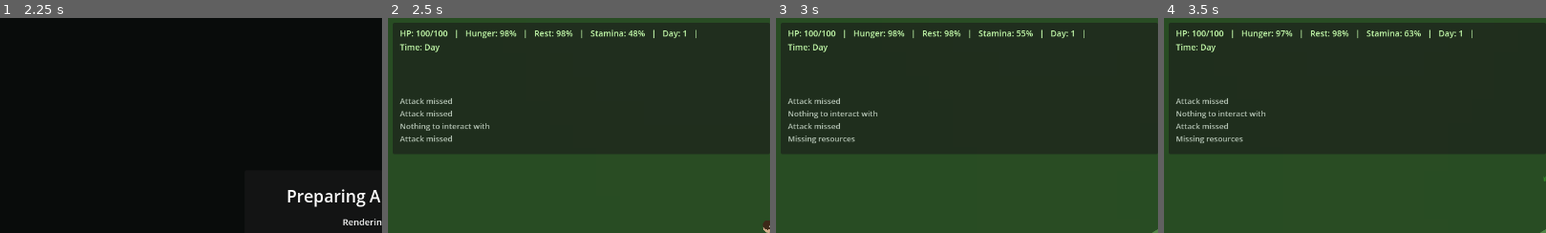
Above: before the commit, frames 1-4 (left to right).
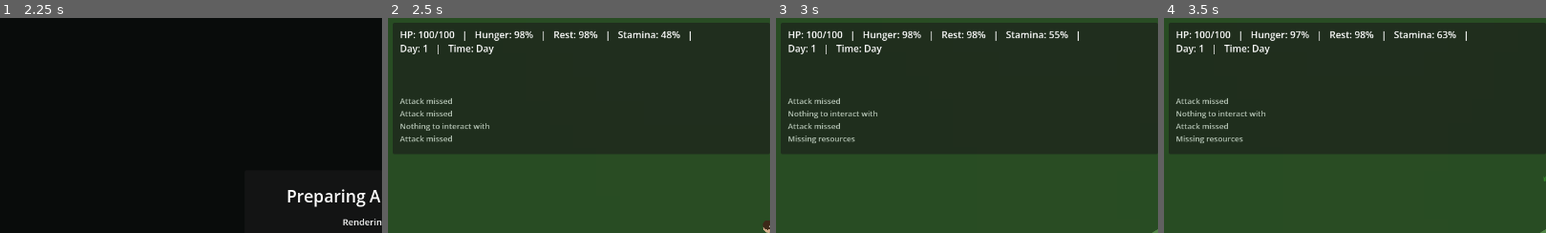
Above: after the commit, the same moments.

Repository: krisstoof/apex-shift-2d
Game: Godot game, scene res://scenes/ui/start_menu.tscn
Same seed, same stepped clock (60 frames per second), same inputs: the game is played once before the commit and once after it.
Inputs (mouse positions are % of the whole screen's width and height, from its top left):
- Up to frame 1 (2.25 s): click "New Game" at 0.5 s; tap Enter at 1.25 s; move the mouse to (72, 45) at 1.27 s; hold D (move_right) 1.28-2.03 s; hold Shift 1.28-2.03 s; click (72, 45) at 1.42 s; tap Space at 1.52, 2 s; move the mouse to (30, 55) at 2.02 s; hold S (move_down) from 2.03 s (still down); tap E at 2.1 s
- Up to frame 2 (2.5 s): keep holding S (move_down); tap Space at 2.27 s
- Up to frame 3 (3 s): move the mouse to (60, 28) at 2.77 s; release S (move_down) at 2.78 s; hold D (move_right) from 2.78 s (still down); tap 1 at 2.85 s
- Up to frame 4 (3.5 s): keep holding D (move_right)
The pictures show only the part of the screen within x 0-50%, y 0-50%; the shares and areas given below are measured in that part.

Frame 1 is identical in both runs. In frame 2, 2.2% of the frame differs, in the area x 3-81%, y 5-17%; in frame 3, 2.2%; in frame 4, 2.2%.

Commit message:
feature/#201 prepare save load rebuild for spatial index and culling

Diff:
--- a/scenes/ui/hud.tscn
+++ b/scenes/ui/hud.tscn
@@ -19,13 +19,15 @@
 offset_right = 790.0
 offset_bottom = 185.0
 
-[node name="StatsLabel" type="Label" parent="Panel"]
+[node name="StatsLabel" type="RichTextLabel" parent="Panel"]
 offset_left = 12.0
 offset_top = 8.0
 offset_right = 766.0
 offset_bottom = 40.0
 theme_override_font_sizes/font_size = 22
 theme_override_colors/font_color = Color(0.78, 1, 0.68, 1)
+bbcode_enabled = true
+fit_content = true
 text = "Loading..."
 
 [node name="PromptLabel" type="Label" parent="Panel"]
--- a/scripts/systems/save_system.gd
+++ b/scripts/systems/save_system.gd
@@ -162,6 +162,8 @@
 		await world.restore_grazers(Array(data.get("grazers", [])))
 	if world and world.has_method("end_save_restore"):
 		world.end_save_restore()
+	if world and world.has_method("rebuild_runtime_indexes_after_load"):
+		world.rebuild_runtime_indexes_after_load()
 
 
 func _restore_player_data(player: Node, data: Dictionary) -> void:
--- a/scripts/ui/hud.gd
+++ b/scripts/ui/hud.gd
@@ -7,6 +7,10 @@
 const HUD_REFRESH_INTERVAL := 0.10
 const CRITICAL_HEALTH_THRESHOLD := 0.20
 const CRITICAL_HEALTH_WARNING_INTERVAL_SECONDS := 8.0
+const LOW_STAT_WARNING_THRESHOLD := 0.20
+const LOW_STAT_PULSE_SPEED := 4.5
+const LOW_STAT_PULSE_MIN := 0.96
+const LOW_STAT_PULSE_MAX := 1.0
 const LOW_HUNGER_THRESHOLD := 25.0
 const LOW_STAMINA_THRESHOLD := 20.0
 const LOW_REST_THRESHOLD := 25.0
@@ -15,6 +19,7 @@
 const STARVING_WARNING_COOLDOWN_SECONDS := 10.0
 const EXHAUSTION_WARNING_COOLDOWN_SECONDS := 14.0
 const CAMPFIRE_HINT_COOLDOWN_SECONDS := 18.0
+const HUD_MESSAGE_LIFETIME_SECONDS := 10.0
 const CAMPFIRE_HINT_RADIUS := 180.0
 const NEARBY_THREAT_CHECK_INTERVAL_SECONDS := 0.5
 const NEARBY_THREAT_WARNING_COOLDOWN_SECONDS := 8.0
@@ -26,6 +31,7 @@
 var ecosystem_director: Node
 var message := ""
 var message_history: Array[String] = []
+var message_history_timestamps: Array[float] = []
 var map_screen_open := false
 var pause_menu_open := false
 var center_notification_time := 0.0
@@ -36,6 +42,9 @@
 var critical_health_pulse_time := 0.0
 var critical_health_warning_timer := 0.0
 var critical_health_active := false
+var low_stat_warning_active := false
+var low_stat_pulse_time := 0.0
+var last_stats_snapshot: Dictionary = {}
 var hunger_warning_timer := 0.0
 var starving_warning_timer := 0.0
 var exhaustion_warning_timer := 0.0
@@ -49,7 +58,7 @@
 var current_storage_inventory: Variant = null
 var current_storage_player_inventory: Variant = null
 
-@onready var stats_label: Label = $Panel/StatsLabel
+@onready var stats_label: RichTextLabel = $Panel/StatsLabel
 @onready var prompt_label: Label = $Panel/PromptLabel
 @onready var message_label: Label = $Panel/MessageLabel
 @onready var resource_panel: Control = $ResourcePanel
@@ -145,6 +154,7 @@
 	if not player or not evolution_director or not day_night_system:
 		return
 	_update_critical_health_warning(delta)
+	_update_low_stat_warning(delta)
 	_update_survival_warning_messages(delta)
 	_update_nearby_threat_warning(delta)
 	_log_hitch(delta, "HUD", {
@@ -155,6 +165,7 @@
 	if center_notification_time > 0.0:
 		center_notification_time = max(center_notification_time - delta, 0.0)
 		center_notification_label.visible = center_notification_time > 0.0
+	_prune_message_history()
 	hud_refresh_timer += delta
 	if hud_refresh_timer < HUD_REFRESH_INTERVAL:
 		return
@@ -178,9 +189,11 @@
 
 
 func _apply_snapshot(snapshot: Dictionary) -> void:
+	last_stats_snapshot = snapshot.duplicate(true)
 	clock_label.text = _build_clock_text_from_snapshot(snapshot)
 	fps_label.text = "FPS: %d" % Engine.get_frames_per_second()
-	stats_label.text = _build_player_stats_text_from_snapshot(snapshot)
+	_render_player_stats_text_from_snapshot(snapshot, 1.0)
+	_update_low_stat_warning_style_from_snapshot(snapshot)
 	prompt_label.text = _get_prompt_text_from_snapshot(snapshot)
 	_refresh_message_label()
 	_refresh_resource_panel()
@@ -195,9 +208,12 @@
 
 
 func _build_player_stats_text_from_snapshot(snapshot: Dictionary) -> String:
+	return _build_player_stats_markup_from_snapshot(snapshot, 1.0)
+
+
+func _build_player_stats_markup_from_snapshot(snapshot: Dictionary, pulse_strength: float = 1.0) -> String:
 	var player_snapshot := Dictionary(snapshot.get("player", {}))
 	var time_snapshot := Dictionary(snapshot.get("time", {}))
-	var inventory := Dictionary(player_snapshot.get("inventory", {}))
 	var health := float(player_snapshot.get("health", 0.0))
 	var max_health := float(_get_player_max_health_value_from_snapshot(player_snapshot))
 	var hunger := float(_get_snapshot_stat_percent(player_snapshot, "hunger", 100.0))
@@ -206,16 +222,96 @@
 	var day := int(time_snapshot.get("day", 1))
 	var time_label := str(time_snapshot.get("time_label", ""))
 	var rest_label := "Rest" if player_snapshot.has("rest") else "Fatigue"
-	return "HP: %d/%d   |   Hunger: %d%%   |   %s: %d%%   |   Stamina: %d%%   |   Day: %d   |   Time: %s" % [
-		int(round(health)),
-		int(round(max_health)),
-		int(round(hunger)),
-		rest_label,
-		int(round(rest)),
-		int(round(stamina)),
+	var health_text := _format_player_stat_segment("HP: %d/%d" % [int(round(health)), int(round(max_health))], health / max_health if max_health > 0.0 else 0.0, pulse_strength)
+	var hunger_text := _format_player_stat_segment("Hunger: %d%%" % int(round(hunger)), hunger / 100.0, pulse_strength)
+	var rest_text := _format_player_stat_segment("%s: %d%%" % [rest_label, int(round(rest))], rest / 100.0, pulse_strength)
+	var stamina_text := _format_player_stat_segment("Stamina: %d%%" % int(round(stamina)), stamina / 100.0, pulse_strength)
+	return "%s   |   %s   |   %s   |   %s   |   Day: %d   |   Time: %s" % [
+		health_text,
+		hunger_text,
+		rest_text,
+		stamina_text,
 		day,
 		time_label if not time_label.is_empty() else "--"
 	]
+
+
+func _render_player_stats_text_from_snapshot(snapshot: Dictionary, pulse_strength: float = 1.0) -> void:
+	if stats_label == null:
+		return
+	stats_label.clear()
+	stats_label.append_text(_build_player_stats_markup_from_snapshot(snapshot, pulse_strength))
+
+
+func _format_player_stat_segment(segment_text: String, ratio: float, pulse_strength: float) -> String:
+	if ratio >= 0.0 and ratio <= LOW_STAT_WARNING_THRESHOLD:
+		var pulse_color := Color(1.0, lerpf(0.18, 0.42, pulse_strength), lerpf(0.18, 0.42, pulse_strength), 1.0)
+		return "[color=#%s]%s[/color]" % [pulse_color.to_html(false), segment_text]
+	return segment_text
+
+
+func _update_low_stat_warning(delta: float) -> void:
+	if stats_label == null:
+		return
+	var player_node := _get_player_for_hud()
+	if player_node == null or _is_game_over_active():
+		_set_low_stat_warning_active(false)
+		low_stat_pulse_time = 0.0
+		_render_player_stats_text_from_snapshot(last_stats_snapshot, 1.0)
+		return
+	var should_be_active := _has_low_player_stat(player_node)
+	_set_low_stat_warning_active(should_be_active)
+	if not should_be_active:
+		low_stat_pulse_time = 0.0
+		_render_player_stats_text_from_snapshot(last_stats_snapshot, 1.0)
+		return
+	low_stat_pulse_time += delta
+	var pulse := 0.5 + sin(low_stat_pulse_time * LOW_STAT_PULSE_SPEED) * 0.5
+	var pulse_strength := lerpf(LOW_STAT_PULSE_MIN, LOW_STAT_PULSE_MAX, pulse)
+	_render_player_stats_text_from_snapshot(last_stats_snapshot, pulse_strength)
+
+
+func _update_low_stat_warning_style_from_snapshot(snapshot: Dictionary) -> void:
+	if stats_label == null:
+		return
+	var player_snapshot := Dictionary(snapshot.get("player", {}))
+	_set_low_stat_warning_active(_has_low_player_stat_from_snapshot(player_snapshot))
+
+
+func _has_low_player_stat(player_node: Node) -> bool:
+	var health := _get_player_health_value(player_node)
+	var max_health := _get_player_max_health_value(player_node)
+	var hunger := _get_player_stat_value(player_node, "hunger", 100.0)
+	var stamina := _get_player_stat_value(player_node, "stamina", 100.0)
+	var rest := _get_player_stat_value(player_node, "rest", 100.0)
+	return _has_low_player_stat_values(health, max_health, hunger, stamina, rest)
+
+
+func _has_low_player_stat_from_snapshot(player_snapshot: Dictionary) -> bool:
+	var health := float(player_snapshot.get("health", 0.0))
+	var max_health := float(_get_player_max_health_value_from_snapshot(player_snapshot))
+	var hunger := float(_get_snapshot_stat_percent(player_snapshot, "hunger", 100.0))
+	var stamina := float(_get_snapshot_stat_percent(player_snapshot, "stamina", 100.0))
+	var rest := float(_get_snapshot_stat_percent(player_snapshot, "rest", 100.0))
+	return _has_low_player_stat_values(health, max_health, hunger, stamina, rest)
+
+
+func _has_low_player_stat_values(health: float, max_health: float, hunger_percent: float, stamina_percent: float, rest_percent: float) -> bool:
+	if max_health <= 0.0:
+		return false
+	var health_ratio := clampf(health / max_health, 0.0, 1.0)
+	var hunger_ratio := clampf(hunger_percent / 100.0, 0.0, 1.0)
+	var stamina_ratio := clampf(stamina_percent / 100.0, 0.0, 1.0)
+	var rest_ratio := clampf(rest_percent / 100.0, 0.0, 1.0)
+	return health_ratio <= LOW_STAT_WARNING_THRESHOLD or hunger_ratio <= LOW_STAT_WARNING_THRESHOLD or stamina_ratio <= LOW_STAT_WARNING_THRESHOLD or rest_ratio <= LOW_STAT_WARNING_THRESHOLD
+
+
+func _set_low_stat_warning_active(active: bool) -> void:
+	low_stat_warning_active = active
+	if stats_label == null:
+		return
+	if not active:
+		stats_label.self_modulate = Color(1.0, 1.0, 1.0, 1.0)
 
 
 func _get_player_max_health_value_from_snapshot(player_snapshot: Dictionary) -> float:
@@ -250,6 +346,24 @@
 		return
 	message_label.text = "\n".join(message_history)
 	message_label.visible = message_history.size() > 0
+
+
+func _prune_message_history() -> void:
+	if message_history.is_empty():
+		message_history_timestamps.clear()
+		_refresh_message_label()
+		return
+	var now_seconds := Time.get_ticks_msec() / 1000.0
+	var kept_messages: Array[String] = []
+	var kept_timestamps: Array[float] = []
+	for i in range(message_history.size()):
+		var timestamp := float(message_history_timestamps[i]) if i < message_history_timestamps.size() else now_seconds
+		if now_seconds - timestamp <= HUD_MESSAGE_LIFETIME_SECONDS:
+			kept_messages.append(message_history[i])
+			kept_timestamps.append(timestamp)
+	message_history = kept_messages
+	message_history_timestamps = kept_timestamps
+	_refresh_message_label()
 
 
 func _connect_inventory_changed() -> void:
@@ -384,8 +498,11 @@
 		return
 	message = new_message
 	message_history.append(new_message)
+	message_history_timestamps.append(Time.get_ticks_msec() / 1000.0)
 	if message_history.size() > 4:
 		message_history.pop_front()
+		if not message_history_timestamps.is_empty():
+			message_history_timestamps.pop_front()
 	_refresh_message_label()
 
 
--- a/scripts/world/world.gd
+++ b/scripts/world/world.gd
@@ -865,6 +865,23 @@
 	queue_redraw()
 
 
+func rebuild_runtime_indexes_after_load() -> void:
+	for resource in get_registered_resources():
+		if is_instance_valid(resource):
+			update_spatial_entity_cell(resource)
+	for creature in get_registered_creatures_by_type(""):
+		if is_instance_valid(creature):
+			update_spatial_entity_cell(creature)
+	for building in get_registered_buildings():
+		if is_instance_valid(building):
+			update_spatial_entity_cell(building)
+	clear_cached_group_nodes()
+	_rebuild_chunk_assignments()
+	if visibility_culling_enabled:
+		_update_world_object_visibility()
+	queue_redraw()
+
+
 func is_boot_ready() -> bool:
 	return boot_ready
 
--- a/scripts/world/world_registry.gd
+++ b/scripts/world/world_registry.gd
@@ -193,6 +193,18 @@
 	if spatial_index == null:
 		return {}
 	return spatial_index.get_debug_counts()
+
+
+func clear_runtime() -> void:
+	_resource_nodes.clear()
+	_creature_nodes_by_type.clear()
+	_building_nodes_by_type.clear()
+	_tracked_entries.clear()
+	resource_version = 0
+	creature_version = 0
+	building_version = 0
+	if spatial_index != null and spatial_index.has_method("clear"):
+		spatial_index.clear()
 
 
 func get_all_registered_resources() -> Array:
--- a/tests/unit/test_hud.gd
+++ b/tests/unit/test_hud.gd
@@ -23,10 +23,12 @@
 	_test_hud_toggles_inventory_screen_with_i_and_escape(failures)
 	_test_hud_inventory_screen_lists_inventory_items(failures)
 	_test_hud_filters_world_messages_from_message_history(failures)
+	_test_hud_expires_messages_after_ten_seconds(failures)
 	_test_hud_reads_hunger_from_player_stats_object(failures)
 	_test_hud_reads_stamina_from_player_stats_object(failures)
 	_test_hud_reads_rest_from_player_stats_object(failures)
 	_test_hud_creates_critical_health_overlay(failures)
+	_test_hud_highlights_low_player_stats_text(failures)
 	_test_hud_activates_warning_when_health_is_low(failures)
 	_test_hud_warns_about_nearby_varnak_threat(failures)
 	_test_game_over_scene_is_root_full_rect(failures)
@@ -117,6 +119,19 @@
 	TEST_UTILS.expect_equal(message_history[0], "Crafted torch", failures, "HUD should preserve player action messages")
 	TEST_UTILS.expect_equal(message_history[1], "Collected wood x1", failures, "HUD should preserve collection messages")
 	TEST_UTILS.expect_equal(message_history[2], "Ate meat", failures, "HUD should preserve eating messages")
+	hud.queue_free()
+
+
+func _test_hud_expires_messages_after_ten_seconds(failures: Array[String]) -> void:
+	var hud := _make_hud()
+	hud.call("_on_message", "Crafted torch")
+	hud.call("_on_message", "Collected wood x1")
+	hud.set("message_history_timestamps", [0.0, 0.0])
+	hud.call("_prune_message_history")
+	var message_history: Array[String] = Array(hud.get("message_history"))
+	TEST_UTILS.expect_equal(message_history.size(), 0, failures, "HUD messages should disappear after 10 seconds")
+	var message_label: Label = hud.get_node("Panel/MessageLabel")
+	TEST_UTILS.expect_equal(message_label.visible, false, failures, "HUD message label should hide once all messages expire")
 	hud.queue_free()
 
 
@@ -337,6 +352,76 @@
 	hud.queue_free()
 
 
+func _test_hud_highlights_low_player_stats_text(failures: Array[String]) -> void:
+	var hud := _make_hud()
+	var player := TestPlayer.new()
+	player.stats.health = 100.0
+	player.stats.MAX_HEALTH = 100.0
+	player.stats.hunger = 19.0
+	player.stats.stamina = 100.0
+	player.stats.rest = 100.0
+	hud.player = player
+	hud.evolution_director = Node.new()
+	hud.day_night_system = Node.new()
+	hud.call("_apply_snapshot", {
+		"time": {
+			"clock_time": "09:30",
+			"day": 2,
+			"time_label": "Morning"
+		},
+		"player": {
+			"health": 100.0,
+			"max_health": 100.0,
+			"hunger": 19.0,
+			"stamina": 100.0,
+			"rest": 100.0
+		}
+	})
+	var stats_label: RichTextLabel = hud.get_node("Panel/StatsLabel")
+	TEST_UTILS.expect(stats_label is RichTextLabel, failures, "HUD should render stats with RichTextLabel so it can color individual stats")
+	TEST_UTILS.expect(stats_label.text.contains("[color=#"), failures, "HUD should use rich text color tags for low stats")
+	TEST_UTILS.expect(stats_label.text.contains("[color=#ff"), failures, "HUD should tint low stats in red")
+	TEST_UTILS.expect(stats_label.text.contains("Hunger: 19%"), failures, "HUD should keep the hunger value visible inside the colored segment")
+	TEST_UTILS.expect(not stats_label.text.contains("[color=#ff3838]HP"), failures, "HUD should not color healthy stats red")
+	hud.call("_update_low_stat_warning", 0.5)
+	TEST_UTILS.expect(stats_label.text.contains("Day: 2"), failures, "HUD should keep the day value stable while pulsing a low stat")
+	TEST_UTILS.expect(stats_label.text.contains("Hunger: 19%"), failures, "HUD should keep the low stat text visible while pulsing")
+	player.stats.hunger = 0.0
+	hud.call("_apply_snapshot", {
+		"time": {
+			"clock_time": "09:32",
+			"day": 2,
+			"time_label": "Morning"
+		},
+		"player": {
+			"health": 100.0,
+			"max_health": 100.0,
+			"hunger": 0.0,
+			"stamina": 100.0,
+			"rest": 100.0
+		}
+	})
+	TEST_UTILS.expect(stats_label.text.contains("Hunger: 0%"), failures, "HUD should show zero hunger clearly")
+	TEST_UTILS.expect(stats_label.text.contains("[color=#"), failures, "HUD should keep zero-value low stats in the warning color")
+	player.stats.hunger = 80.0
+	hud.call("_apply_snapshot", {
+		"time": {
+			"clock_time": "09:31",
+			"day": 2,
+			"time_label": "Morning"
+		},
+		"player": {
+			"health": 100.0,
+			"max_health": 100.0,
+			"hunger": 80.0,
+			"stamina": 100.0,
+			"rest": 100.0
+		}
+	})
+	TEST_UTILS.expect(not stats_label.text.contains("[color=#ff"), failures, "HUD should restore the default stats text color once the low stat recovers")
+	hud.queue_free()
+
+
 func _test_hud_activates_warning_when_health_is_low(failures: Array[String]) -> void:
 	var hud := _make_hud()
 	var player := TestPlayer.new()
